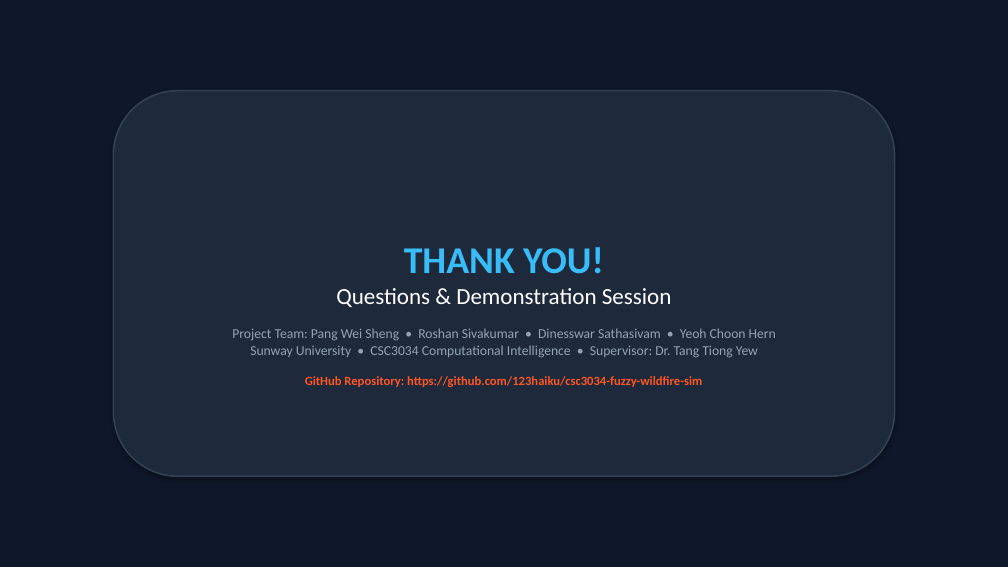
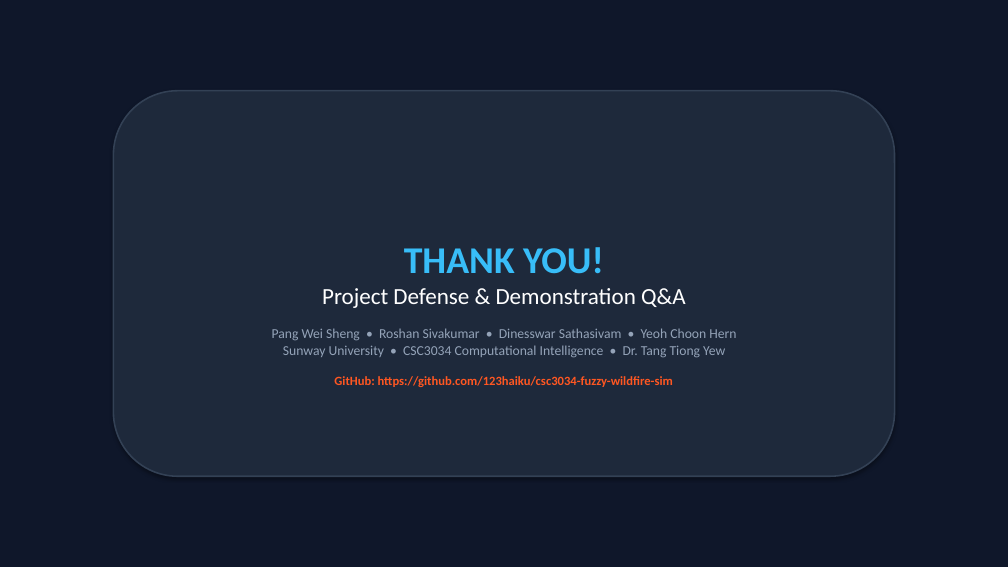
Before and after one commit to 123haiku/csc3034-fuzzy-wildfire-sim, a slide deck: slide 11 of docs/presentation/CSC3034_Presentation_Slides.pptx. Drawn at 1008x567 pixels with LibreOffice and Linux fonts; fonts in the diff are those of the drawing. Boxes give left, top, right and bottom in pixels: in the first picture for what was removed or moved away, otherwise in the second. Text is boxed around its words. In the diff, an @@ line names an element or a change of style, - is before the commit and + after.

```diff
--- a/docs/presentation/CSC3034_Presentation_Slides.pptx
+++ b/docs/presentation/CSC3034_Presentation_Slides.pptx
@@ text in rounded rectangle at <box>272,288,736,387</box>: text changed @@
-Questions & Demonstration Session
-Project Team: Pang Wei Sheng • Roshan Sivakumar • Dinesswar Sathasivam • Yeoh Choon Hern
-Sunway University • CSC3034 Computational Intelligence • Supervisor: Dr. Tang Tiong Yew
-GitHub Repository: https://github.com/123haiku/csc3034-fuzzy-wildfire-sim
+Project Defense & Demonstration Q&A
+Pang Wei Sheng • Roshan Sivakumar • Dinesswar Sathasivam • Yeoh Choon Hern
+Sunway University • CSC3034 Computational Intelligence • Dr. Tang Tiong Yew
+GitHub: https://github.com/123haiku/csc3034-fuzzy-wildfire-sim
```
Also in this commit, not shown: 7 other slides changed, 3 slides added, 3 slides removed, 2 other files.
